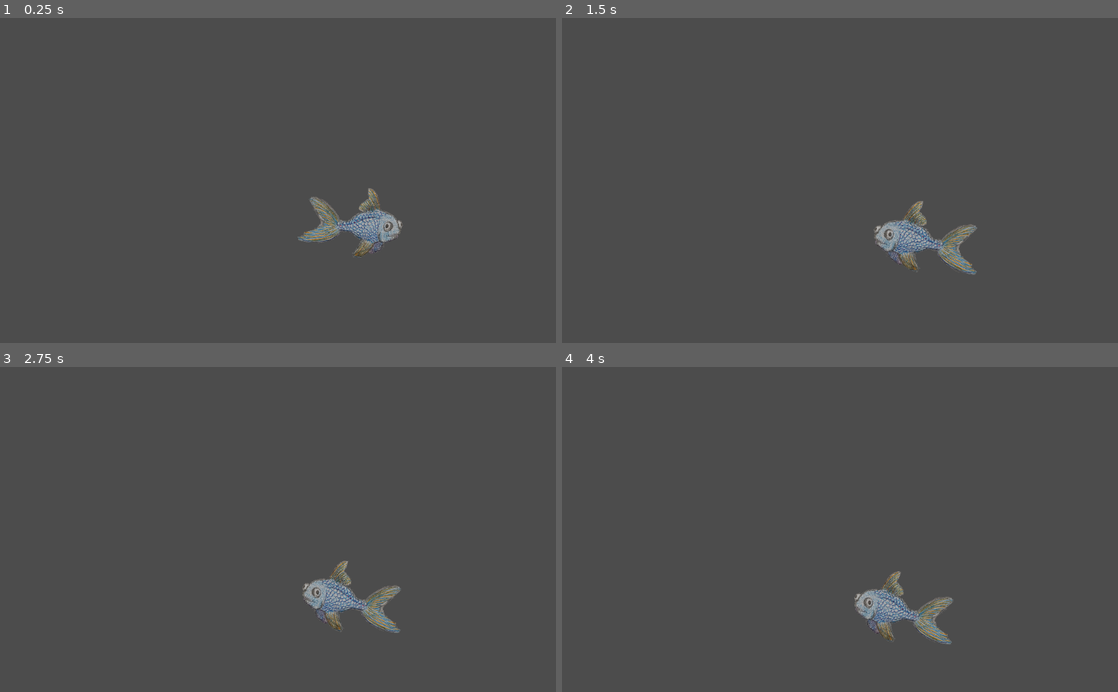
Above: before the commit, frames 1-4 (two rows, left to right).
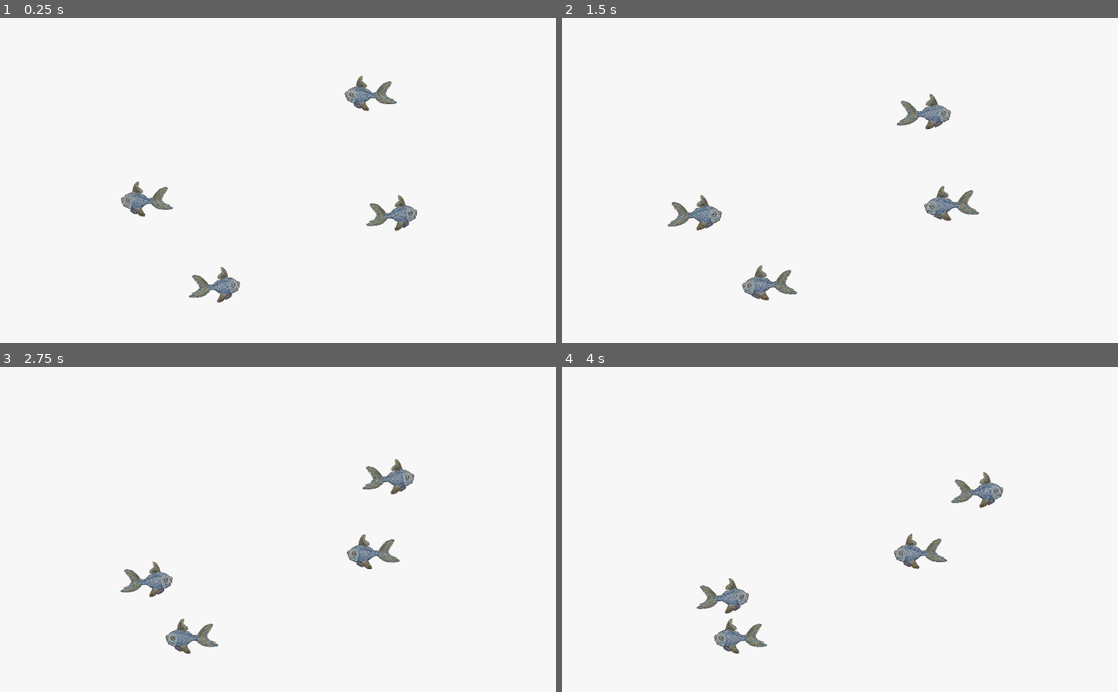
Above: after the commit, the same moments.

Repository: antloop-studios/aquarium
Game: Godot game, scene res://Scenes/Aquarium.tscn
The game is run twice, just before and just after one commit, with the same random seed, the same clock (stepped at 60 frames per second) and the same inputs. The project has no main scene, so this scene is started directly. The engine's default icon, where the game draws it, is replaced by a stand-in: a white triangle on a blue panel in a dark square.
Inputs:
- Up to frame 1 (0.25 s): no input
- Up to frame 2 (1.5 s): no input
- Up to frame 3 (2.75 s): no input
- Up to frame 4 (4 s): no input

The runs differ from the first frame. In frame 1, 100% of the frame differs, in the area x 0-100%, y 0-100%; in frame 2, 100%; in frame 3, 100%; in frame 4, 100%.

Commit message:
Ez aquarium

Diff:
--- a/game/Scenes/Aquarium.tscn
+++ b/game/Scenes/Aquarium.tscn
@@ -1,8 +1,23 @@
-[gd_scene load_steps=2 format=2]
+[gd_scene load_steps=3 format=2]
 
 [ext_resource path="res://Scenes/Fishies/Fish.tscn" type="PackedScene" id=1]
+[ext_resource path="res://Scripts/Aquarium.gd" type="Script" id=2]
 
 [node name="Aquarium" type="Node2D"]
+script = ExtResource( 2 )
 
 [node name="Fish" parent="." instance=ExtResource( 1 )]
-position = Vector2( 652.34, 381.452 )
+position = Vector2( 722.507, 367.132 )
+scale = Vector2( 0.5, 0.5 )
+
+[node name="Fish2" parent="." instance=ExtResource( 1 )]
+position = Vector2( 396.017, 517.49 )
+scale = Vector2( 0.5, 0.5 )
+
+[node name="Fish3" parent="." instance=ExtResource( 1 )]
+position = Vector2( 673.82, 148.04 )
+scale = Vector2( 0.5, 0.5 )
+
+[node name="Fish4" parent="." instance=ExtResource( 1 )]
+position = Vector2( 261.411, 342.789 )
+scale = Vector2( 0.5, 0.5 )
--- a/game/Scenes/Fishies/Fish.tscn
+++ b/game/Scenes/Fishies/Fish.tscn
@@ -1,6 +1,5 @@
-[gd_scene load_steps=6 format=2]
+[gd_scene load_steps=5 format=2]
 
-[ext_resource path="res://Scripts/Fishies/Fish.gd" type="Script" id=1]
 [ext_resource path="res://icon.png" type="Texture" id=2]
 [ext_resource path="res://Scripts/Fishies/FishMove.gd" type="Script" id=3]
 [ext_resource path="res://Scenes/Fishies/FancyFishGraphic.tscn" type="PackedScene" id=4]
@@ -9,24 +8,21 @@
 radius = 43.2422
 height = 59.2435
 
-[node name="Fish" type="Node2D"]
-script = ExtResource( 1 )
-
-[node name="KinematicBody2D" type="KinematicBody2D" parent="."]
+[node name="Fish" type="KinematicBody2D"]
 script = ExtResource( 3 )
 
-[node name="Sprite" type="Sprite" parent="KinematicBody2D"]
+[node name="Sprite" type="Sprite" parent="."]
 visible = false
 position = Vector2( 0.0920105, 0.184021 )
 scale = Vector2( 1.93451, 1 )
 texture = ExtResource( 2 )
 
-[node name="CollisionShape2D" type="CollisionShape2D" parent="KinematicBody2D"]
+[node name="CollisionShape2D" type="CollisionShape2D" parent="."]
 rotation = 1.5708
 shape = SubResource( 1 )
 
-[node name="Graphics" type="Node2D" parent="KinematicBody2D"]
+[node name="Graphics" type="Node2D" parent="."]
 
-[node name="FancyFishGraphic" parent="KinematicBody2D/Graphics" instance=ExtResource( 4 )]
+[node name="FancyFishGraphic" parent="Graphics" instance=ExtResource( 4 )]
 position = Vector2( -102.669, -71.3547 )
 scale = Vector2( 0.1, 0.1 )
--- a/game/Scenes/Fishies/Fish2.tscn
+++ b/game/Scenes/Fishies/Fish2.tscn
@@ -67,19 +67,19 @@
 [node name="SimpleFishSkeleton" type="Skeleton2D" parent="."]
 
 [node name="BodyStart" type="Bone2D" parent="SimpleFishSkeleton"]
-position = Vector2( 340.396, 643.673 )
+position = Vector2( 343.683, 673.251 )
 rest = Transform2D( 1, 0, 0, 1, 154.571, 626.037 )
 
 [node name="BodyEnd" type="Bone2D" parent="SimpleFishSkeleton/BodyStart"]
-position = Vector2( 606.185, -43.7014 )
+position = Vector2( 657.125, -82.3173 )
 rest = Transform2D( 1, 0, 0, 1, 779.158, 0 )
 
 [node name="TailUpper" type="Bone2D" parent="SimpleFishSkeleton"]
-position = Vector2( 1592.24, 480.994 )
+position = Vector2( 1645.64, 461.275 )
 rest = Transform2D( 1, 0, 0, 1, 1548.94, 488.65 )
 
 [node name="TailLower" type="Bone2D" parent="SimpleFishSkeleton/TailUpper"]
-position = Vector2( -2.69188, 373.52 )
+position = Vector2( 6.34589, 411.314 )
 rest = Transform2D( 1, 0, 0, 1, -20.5548, 412.16 )
 
 [node name="AnimationPlayer" type="AnimationPlayer" parent="."]
--- /dev/null
+++ b/game/Scripts/Aquarium.gd
@@ -0,0 +1,7 @@
+extends Node2D
+
+export var WIDTH: float = 1024
+export var HEIGHT: float = 550
+
+func _ready():
+	pass
--- a/game/Scripts/Fishies/Fish.gd
+++ b/game/Scripts/Fishies/Fish.gd
@@ -1 +1,8 @@
 extends Node2D
+
+# unittts ]0; 1]
+export var health = 1
+export var happiness = 1
+
+func _ready():
+	pass
--- a/game/Scripts/Fishies/FishMove.gd
+++ b/game/Scripts/Fishies/FishMove.gd
@@ -24,6 +24,9 @@
 var clock = 0
 var next_scramble = 0
 
+onready var aqua_width: float = get_parent().WIDTH
+onready var aqua_height: float = get_parent().HEIGHT
+
 func _ready():
 	mix_it_up()
 
@@ -49,13 +52,18 @@
 
 	move_and_collide(delta)
 
-	rotation = angle * 0.1
+	# 60 is a magic number for fish height
+	position.x = clamp(position.x, 60, aqua_width - 60)
+	position.y = clamp(position.y, 50, aqua_height - 50)
+
+	if abs(rad2deg(angle)) < 30 and abs(rad2deg(angle)) > -30:
+		rotation = angle * 0.1
 
 	var last_dir = direction
 	direction = delta.x > 0
 
 	if last_dir != direction:
-		get_node("Graphics").scale.x *= -1
+		$Graphics.scale.x *= -1
 
 	# CHECK THE TIME !!
 
--- a/game/project.godot
+++ b/game/project.godot
@@ -18,6 +18,11 @@
 config/name="Game"
 config/icon="res://icon.png"
 
+[debug]
+
+settings/stdout/print_fps=true
+
 [rendering]
 
+environment/default_clear_color=Color( 0.972549, 0.972549, 0.972549, 1 )
 environment/default_environment="res://default_env.tres"
